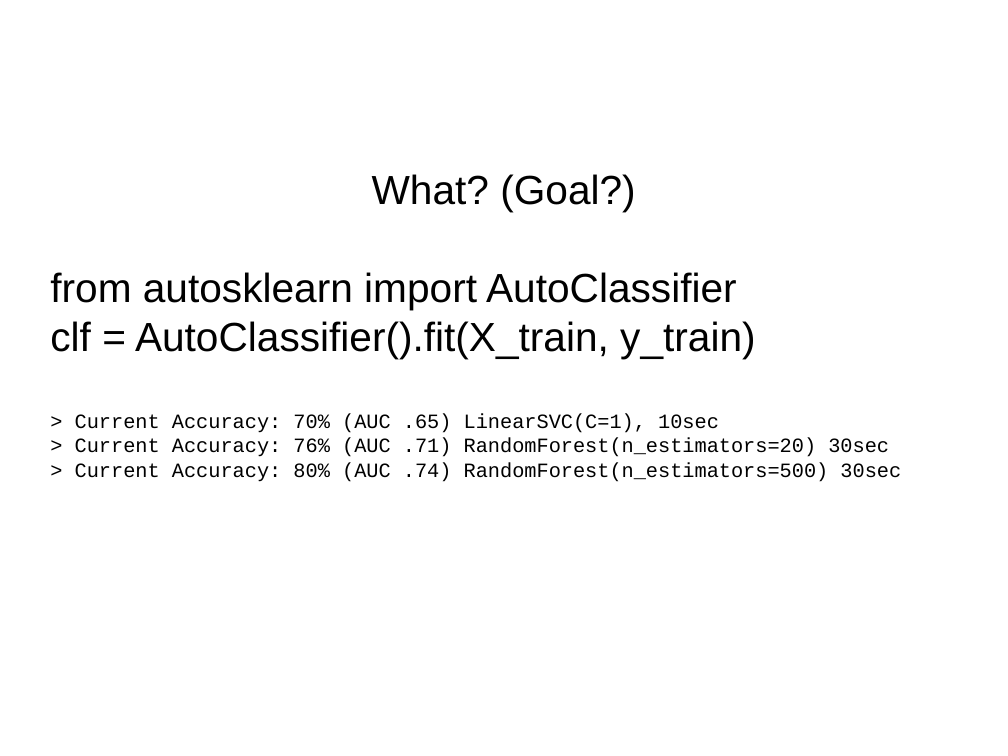
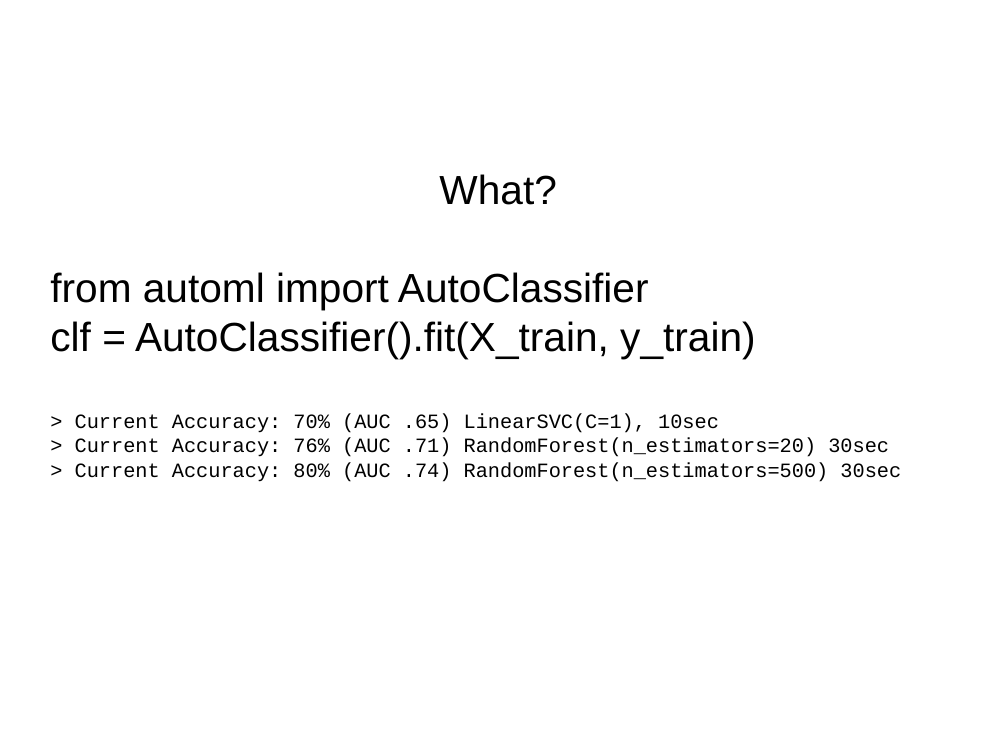
Before and after one commit to amueller/talks_odt, a slide deck: slide 7 of automating_machine_learning_scipy2016.odp. Drawn at 1008x756 pixels with LibreOffice and Linux fonts; fonts in the diff are those of the drawing. Boxes give left, top, right and bottom in pixels: in the first picture for what was removed or moved away, otherwise in the second. Text is boxed around its words. In the diff, an @@ line names an element or a change of style, - is before the commit and + after.

```diff
--- a/automating_machine_learning_scipy2016.odp
+++ b/automating_machine_learning_scipy2016.odp
@@ subtitle at (x1=50, y1=174, x2=649, y2=310): text changed @@
-What? (Goal?)
-from autosklearn import AutoClassifier
+What?
+from automl import AutoClassifier
```
Also in this commit, not shown: 10 other slides changed, 2 slides added, 2 slides removed, 1 other file.
